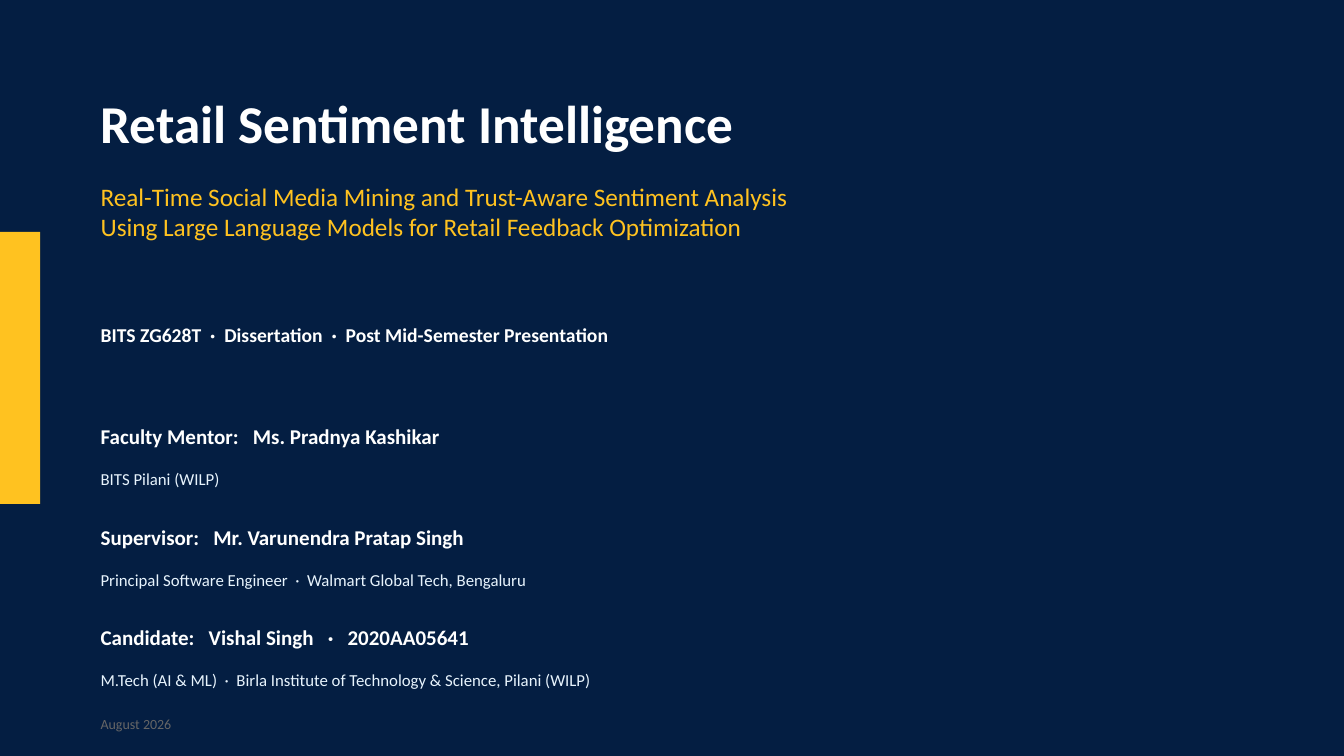
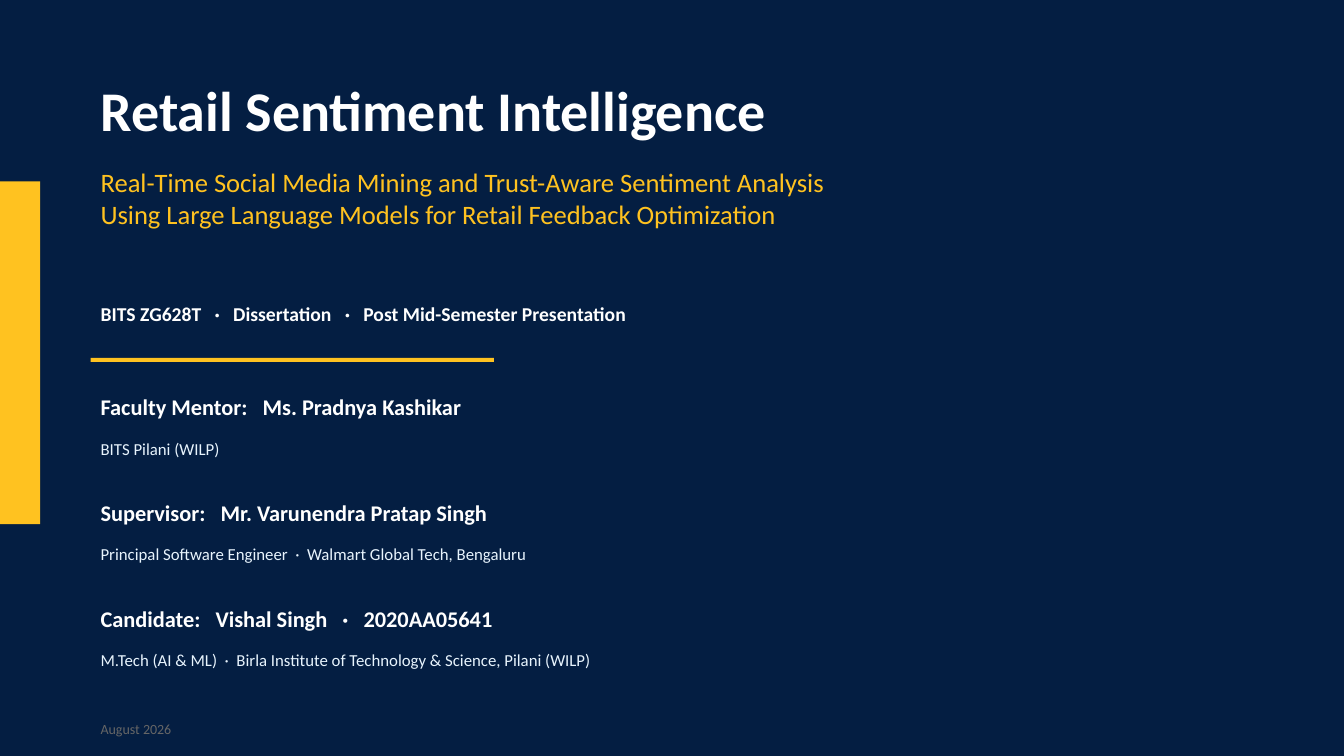
Before and after one commit to vishalvishal099/Retail-Sentiment-Intelligence, a slide deck: slide 1 of docs/Sem_4/FINAL_PRESENTATION_VishalSingh_2020AA05641.pptx. Drawn at 1344x756 pixels with LibreOffice and Linux fonts; fonts in the diff are those of the drawing. Boxes give left, top, right and bottom in pixels: in the first picture for what was removed or moved away, otherwise in the second. Text is boxed around its words. In the diff, an @@ line names an element or a change of style, - is before the commit and + after.

```diff
--- a/docs/Sem_4/FINAL_PRESENTATION_VishalSingh_2020AA05641.pptx
+++ b/docs/Sem_4/FINAL_PRESENTATION_VishalSingh_2020AA05641.pptx
@@ text "Retail Sentiment Intelligence": place and size @@
-text "Retail Sentiment Intelligence" at [101, 105, 733, 152]
+text "Retail Sentiment Intelligence" at [101, 91, 766, 141]
@@ text "Retail Sentiment Intelligence" at [101, 91, 766, 141]: size 38 to 40 pt @@
@@ text "Real-Time Social Media Mining and ...": place and size @@
-text "Real-Time Social Media Mining and ..." at [101, 188, 787, 241]
+text "Real-Time Social Media Mining and ..." at [101, 173, 824, 229]
@@ text "Real-Time Social Media Mining and ..." at [101, 173, 824, 229]: size 18 to 19 pt @@
@@ rectangle: place and size @@
-rectangle at [0, 232, 40, 504]
+rectangle at [0, 181, 40, 524]
@@ rectangle added at [91, 358, 494, 362], fill #FFC220 @@
@@ size 15 to 16 pt in 3 elements at [101, 611, 493, 631], [101, 505, 487, 525], [101, 399, 461, 419] @@
@@ text "Faculty Mentor: Ms. Pradnya Kashikar": place and size @@
-text "Faculty Mentor: Ms. Pradnya Kashikar" at [101, 429, 439, 448]
+text "Faculty Mentor: Ms. Pradnya Kashikar" at [101, 399, 461, 419]
@@ text "BITS Pilani (WILP)": place and size @@
-text "BITS Pilani (WILP)" at [101, 473, 219, 487]
+text "BITS Pilani (WILP)" at [101, 443, 219, 457]
@@ text "Supervisor: Mr. Varunendra Pratap Singh": place and size @@
-text "Supervisor: Mr. Varunendra Pratap Singh" at [101, 530, 464, 549]
+text "Supervisor: Mr. Varunendra Pratap Singh" at [101, 505, 487, 525]
@@ text "Principal Software Engineer · Walmart ...": place and size @@
-text "Principal Software Engineer · Walmart ..." at [101, 574, 526, 589]
+text "Principal Software Engineer · Walmart ..." at [101, 548, 526, 563]
@@ 3 texts: place and size @@
-3 texts at [101, 328, 608, 689]
+3 texts at [101, 307, 626, 669]
@@ text "August 2026": place and size @@
-text "August 2026" at [101, 719, 171, 731]
+text "August 2026" at [101, 724, 171, 736]
```
Also in this commit, not shown: 15 other slides changed, 2 other files.
